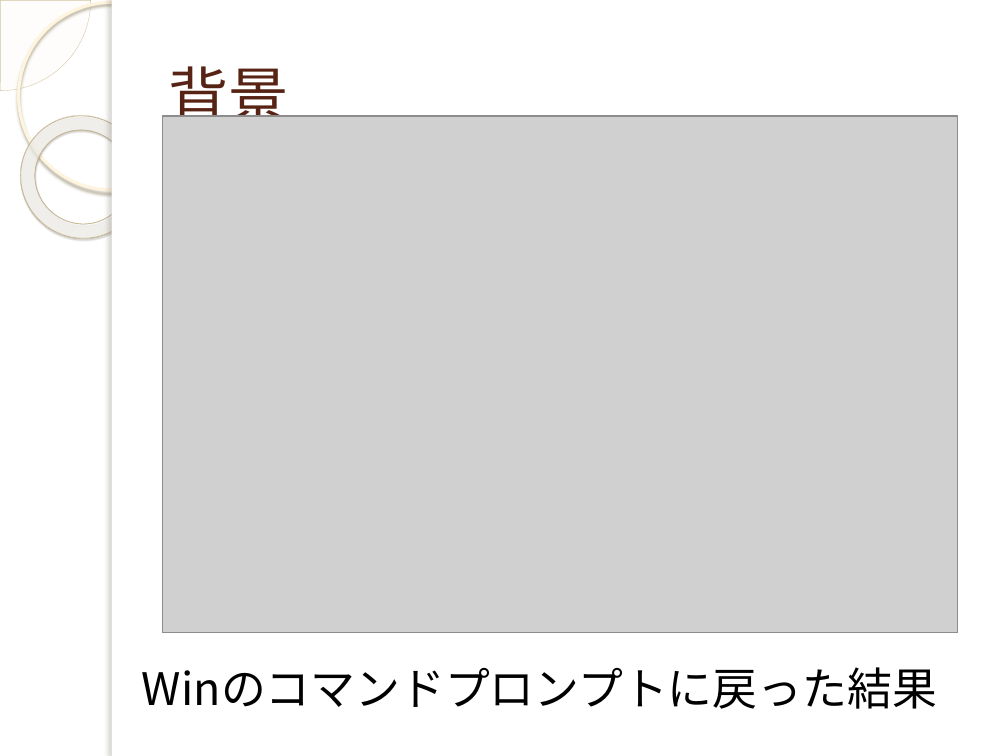
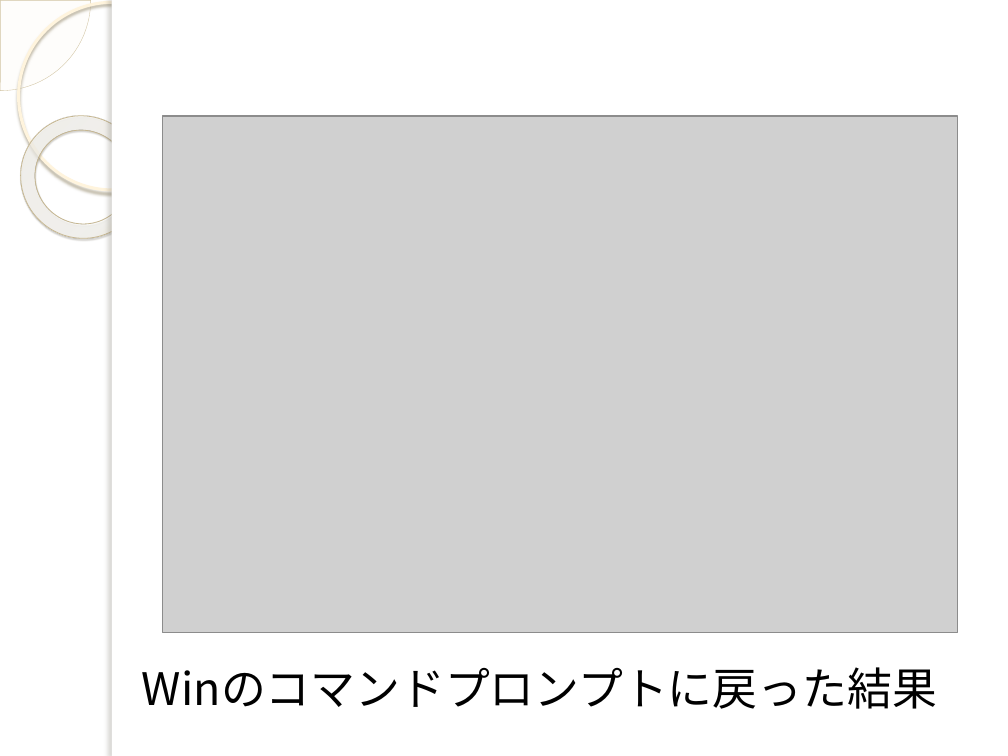
Before and after one commit to yuridonus/FEstudy, a slide deck: slide 7 of vimmer.pptx. Drawn at 1008x756 pixels with LibreOffice and Linux fonts; fonts in the diff are those of the drawing; grey boxes stand for pictures; background and template pictures are left out. Boxes give left, top, right and bottom in pixels: in the first picture for what was removed or moved away, otherwise in the second. Text is boxed around its words. In the diff, an @@ line names an element or a change of style, - is before the commit and + after.

```diff
--- a/vimmer.pptx
+++ b/vimmer.pptx
@@ title removed at [168, 66, 288, 117] @@
-背景
```
Also in this commit, not shown: 5 other slides changed, 1 other file.
